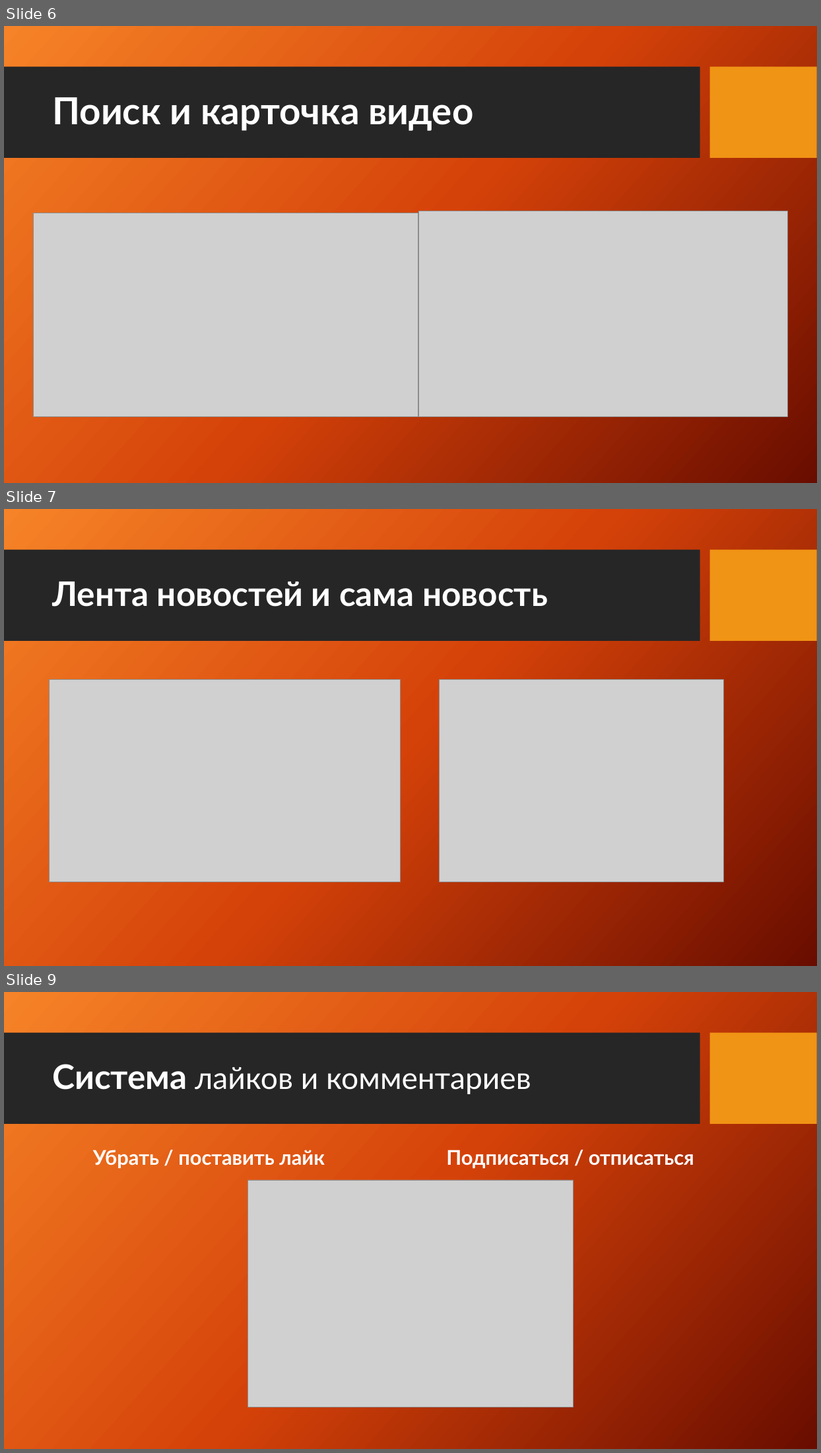
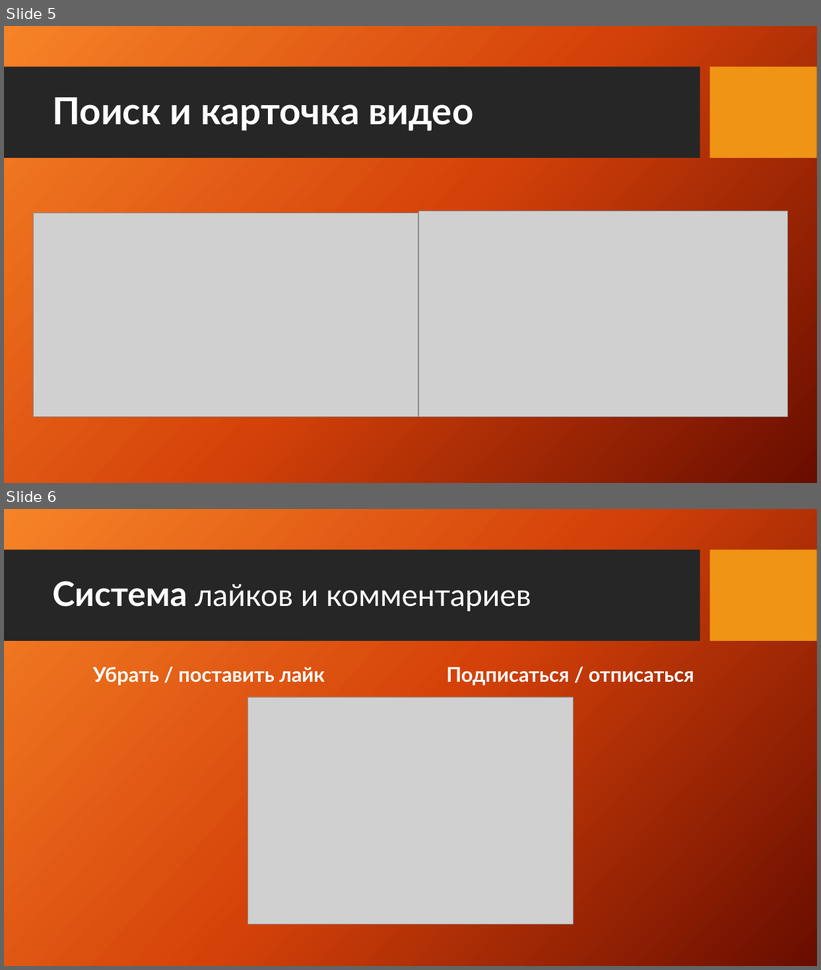
Before and after one commit to TuHeKocmoc/web, a slide deck: презентация и записка/Презентация.pptx. Shown one above the other, each under a label of ours: slides 6, 7 and 9 before the commit, slides 5 and 6 after it; the slides between them are not shown. The pictures are 821x1453 and 821x970 pixels, drawn with LibreOffice and Linux fonts; fonts in the diff are those of the drawing; grey boxes stand for pictures; background and template pictures are left out. Boxes give left, top, right and bottom in pixels: in the first picture for what was removed or moved away, otherwise in the second. Text is boxed around its words. In the diff, an @@ line names an element or a change of style, - is before the commit and + after.

```diff
--- a/презентация и записка/Презентация.pptx
+++ b/презентация и записка/Презентация.pptx
@@ slide 7 removed at [4,509,817,966], background picture (left out); not listed: 2 template elements that a slide beside it also shows @@
@@ title removed at [52,582,548,607] @@
-Лента новостей и сама новость
@@ picture removed at [49,680,401,882] @@
@@ picture removed at [440,680,724,882] @@
@@ what was slide 6 is now slide 5 @@
@@ what was slide 9 is now slide 6 @@
```
Also in this commit, not shown: 2 other slides removed, 1 other file.
